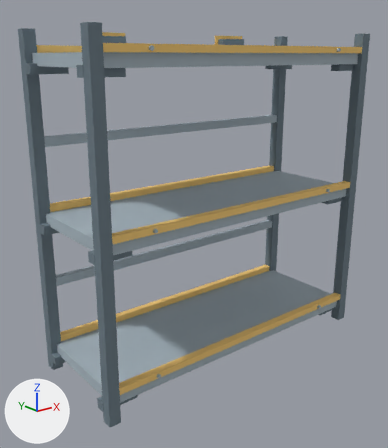
One commit to the OBJ model Assets/C01InteriorProps/C01-18/Models/P18-02.obj: the scene before it, then after it.
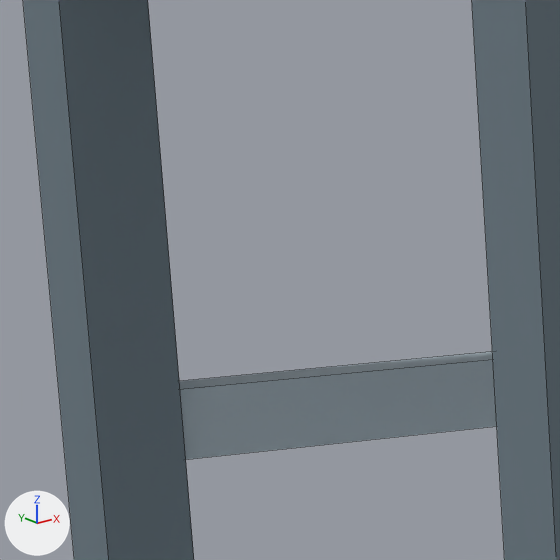
The first picture shows the older version from a camera (50 mm lens) standing at (-2.25, -2.64, 1.96) and looking at (-0.11, 0.03, 0.89). The close-ups show the older and then the newer version on the part from 5% to 25% of the width and 19% to 36% of the height of that picture. Only the edits that show in the close-ups are written down. The lights are fixed; the arrows at lower left show +X, +Y and +Z. The close-ups show mesh edges as thin lines. Where no turn or scale is listed for an object, it has been applied to the vertices.

Names of what the first close-up shows: 'Back_Support_1.48', 'Rack_Post_-1.015_-0.365', 'Rack_Post_-1.015_0.365'.
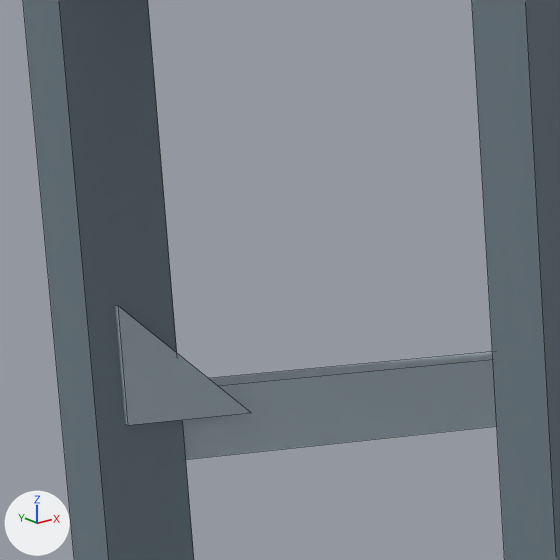
Pixel boxes [x1, y1, x2, y2] of what changed, in the close-ups (560 x 560 px):
```json
{"object": "BackSupport_1.48_Gusset_L", "change": "added", "after": [115, 305, 251, 425]}
```

The change, as JSON lines over the scene's bpy script:
```json
{"op": "add", "block": "me_backsupport_1_48_gusset_l", "code": ["me_backsupport_1_48_gusset_l = bpy.data.meshes.new('BackSupport_1.48_Gusset_L')", "me_backsupport_1_48_gusset_l.from_pydata([(-1.027, 0.35, 1.486), (-0.925, 0.35, 1.486), (-1.027, 0.35, 1.578), (-1.027, 0.324, 1.486), (-0.925, 0.324, 1.486), (-1.027, 0.324, 1.578)], [], [(2, 1, 0), (3, 4, 5), (0, 1, 4, 3), (1, 2, 5, 4), (2, 0, 3, 5)])", "me_backsupport_1_48_gusset_l.materials.append(mat_steel)  # light grey #a7b6bf"]}
{"op": "add", "block": "ob_backsupport_1_48_gusset_l", "code": ["ob_backsupport_1_48_gusset_l = bpy.data.objects.new('BackSupport_1.48_Gusset_L', me_backsupport_1_48_gusset_l)", "ob_backsupport_1_48_gusset_l.location = (0.0, 0.0, 0.0)"]}
```
